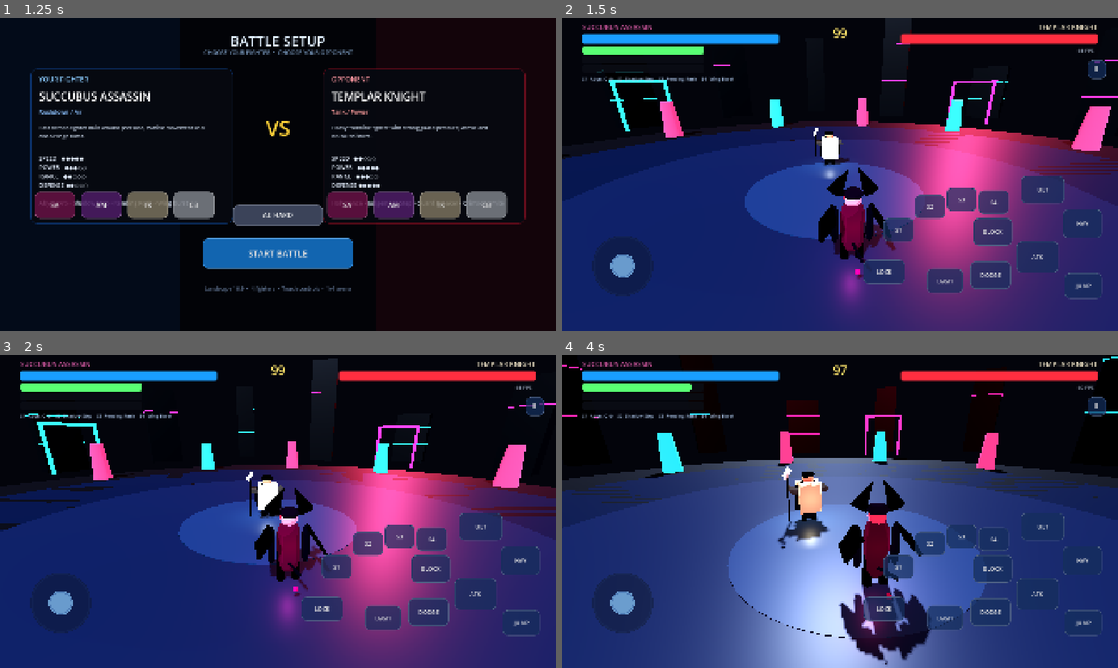
Above: before the commit, frames 1-4 (two rows, left to right).
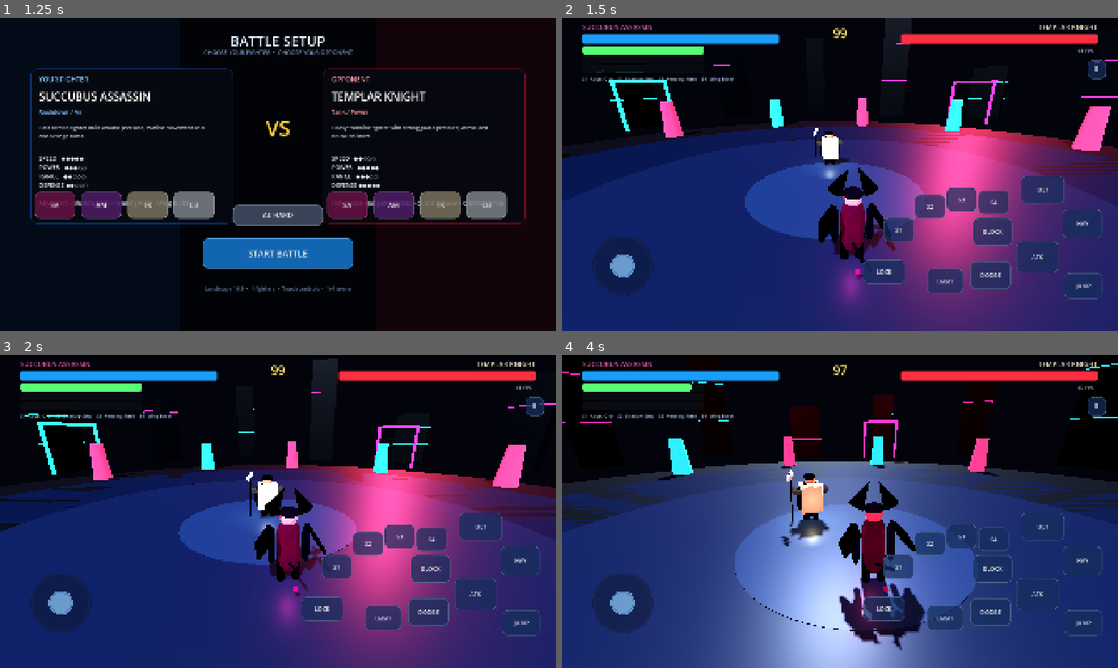
Above: after the commit, the same moments.

Repository: psgkri-design/AnimeArenaFighter
Game: Godot game, scene res://scenes/main.tscn
Same seed, same stepped clock (60 frames per second), same inputs: the game is played once before the commit and once after it.
Inputs (mouse positions are in pixels of both pictures, inside the frame that each line leads up to):
- Up to frame 1 (1.25 s): click "AI: NORMAL" at 0.5 s
- Up to frame 2 (1.5 s): click "START BATTLE" at 1.25 s
- Up to frame 3 (2 s): no input
- Up to frame 4 (4 s): drag from (623, 602) to (895, 442) at 2.02 s; drag from (728, 527) to (812, 574) at 2.77 s; move the mouse to (895, 442) at 3.52 s; hold D (move_right) from 3.53 s (still down); tap L (dodge) at 3.6 s; tap K (heavy) at 3.8 s

Frame 1 is identical in both runs. In frame 2, less than 0.1% of the frame differs, in the area x 46-60%, y 37-78%; in frame 3, less than 0.1%; in frame 4, 9.7%, in the area x 0-100%, y 0-99%.

Commit message:
feat: implement combat animation state system

Diff:
--- a/scripts/combat_camera.gd
+++ b/scripts/combat_camera.gd
@@ -14,6 +14,7 @@
 var cinematic_attacker = null
 var cinematic_target = null
 var active_touch: int = -1
+var fov_impulse: float = 0.0
 
 func _ready() -> void:
     camera = Camera3D.new()
@@ -31,6 +32,7 @@
 func add_shake(amount: float) -> void:
     shake_strength = maxf(shake_strength, amount)
     shake_time = maxf(shake_time, 0.12 + amount * 0.05)
+    fov_impulse = maxf(fov_impulse, clampf(amount * 1.15, 0.0, 3.5))
 
 func play_ultimate(attacker, victim) -> void:
     cinematic_attacker = attacker
@@ -97,7 +99,11 @@
     else:
         camera.position = camera.position.lerp(Vector3.ZERO, clampf(delta * 15.0, 0.0, 1.0))
 
-    camera.fov = lerpf(camera.fov, 68.0, clampf(delta * 5.0, 0.0, 1.0))
+    var player_speed: float = Vector2(player.velocity.x, player.velocity.z).length()
+    var movement_fov: float = clampf(player_speed * 0.24, 0.0, 5.0)
+    var target_fov: float = 68.0 + movement_fov + fov_impulse
+    fov_impulse = move_toward(fov_impulse, 0.0, delta * 10.0)
+    camera.fov = lerpf(camera.fov, target_fov, clampf(delta * 6.5, 0.0, 1.0))
 
 func _update_cinematic(delta: float) -> void:
     var a_pos: Vector3 = cinematic_attacker.global_position + Vector3.UP * 1.25
--- a/scripts/fighter.gd
+++ b/scripts/fighter.gd
@@ -55,6 +55,10 @@
 var combo_hits: int = 0
 var skill_cooldowns: Array[float] = [0.0,0.0,0.0,0.0]
 var model_root: Node3D
+var animation_player: AnimationPlayer = null
+var last_animation: StringName = &""
+var hit_reaction_toggle: bool = false
+var visual_phase: float = 0.0
 
 func configure(p_variant: int, p_is_ai: bool, p_ai_level: int = 1) -> void:
     variant = clampi(p_variant, 0, Roster.count() - 1)
@@ -126,20 +130,121 @@
     visual.scale = Vector3.ONE * 0.92
     visual.position = Vector3(0, 0.02, 0)
     model_root.add_child(visual)
-    _play_idle_recursive(visual)
+    animation_player = _find_animation_player(visual)
+    _play_animation(_idle_animation(), 0.0, 1.0, true)
     return true
 
-func _play_idle_recursive(node: Node) -> bool:
+func _find_animation_player(node: Node) -> AnimationPlayer:
     if node is AnimationPlayer:
-        var animation_player := node as AnimationPlayer
-        for animation_name in animation_player.get_animation_list():
-            if "idle" in String(animation_name).to_lower():
-                animation_player.play(animation_name)
-                return true
+        return node as AnimationPlayer
     for child in node.get_children():
-        if _play_idle_recursive(child):
-            return true
-    return false
+        var found: AnimationPlayer = _find_animation_player(child)
+        if found != null:
+            return found
+    return null
+
+func _idle_animation() -> StringName:
+    match variant:
+        2: return &"2H_Melee_Idle"
+        3: return &"Unarmed_Idle"
+        _: return &"Idle"
+
+func _movement_animation() -> StringName:
+    if not is_on_floor():
+        return &"Jump_Idle"
+    var horizontal := Vector3(velocity.x, 0.0, velocity.z)
+    if horizontal.length() < 0.3:
+        return _idle_animation()
+    var local_direction: Vector3 = global_basis.inverse() * horizontal.normalized()
+    if local_direction.z > 0.45:
+        return &"Walking_Backwards"
+    if local_direction.x < -0.45:
+        return &"Running_Strafe_Left"
+    if local_direction.x > 0.45:
+        return &"Running_Strafe_Right"
+    return &"Running_A"
+
+func _dodge_animation() -> StringName:
+    var local_direction: Vector3 = global_basis.inverse() * dash_dir.normalized()
+    if local_direction.z > 0.35:
+        return &"Dodge_Backward"
+    if local_direction.z < -0.35:
+        return &"Dodge_Forward"
+    if local_direction.x < 0.0:
+        return &"Dodge_Left"
+    return &"Dodge_Right"
+
+func _attack_animation(kind: String, index: int) -> StringName:
+    if kind == "ultimate":
+        match variant:
+            0: return &"Dualwield_Melee_Attack_Chop"
+            1: return &"Spellcast_Long"
+            2: return &"2H_Melee_Attack_Spinning"
+            3: return &"Unarmed_Melee_Attack_Kick"
+    if kind == "skill":
+        match variant:
+            0: return &"Dualwield_Melee_Attack_Stab"
+            1: return &"Spellcast_Shoot"
+            2: return &"2H_Melee_Attack_Chop"
+            3: return &"Unarmed_Melee_Attack_Kick"
+    if kind == "heavy":
+        match variant:
+            0: return &"Dualwield_Melee_Attack_Chop"
+            1: return &"Unarmed_Melee_Attack_Kick"
+            2: return &"2H_Melee_Attack_Chop"
+            3: return &"Unarmed_Melee_Attack_Kick"
+
+    var clips: Array[StringName] = []
+    match variant:
+        0:
+            clips = [&"Dualwield_Melee_Attack_Slice", &"Dualwield_Melee_Attack_Chop", &"Dualwield_Melee_Attack_Stab", &"1H_Melee_Attack_Slice_Diagonal"]
+        1:
+            clips = [&"Unarmed_Melee_Attack_Punch_A", &"Unarmed_Melee_Attack_Punch_B", &"Unarmed_Melee_Attack_Kick", &"Spellcast_Shoot"]
+        2:
+            clips = [&"2H_Melee_Attack_Slice", &"2H_Melee_Attack_Chop", &"2H_Melee_Attack_Stab", &"2H_Melee_Attack_Spin"]
+        3:
+            clips = [&"Unarmed_Melee_Attack_Punch_A", &"Unarmed_Melee_Attack_Punch_B", &"Unarmed_Melee_Attack_Kick", &"Unarmed_Melee_Attack_Punch_A"]
+    if clips.is_empty():
+        return _idle_animation()
+    return clips[posmod(index, clips.size())]
+
+func _play_animation(name: StringName, blend: float = 0.12, speed: float = 1.0, force: bool = false) -> void:
+    if animation_player == null:
+        return
+    var selected: StringName = name
+    if not animation_player.has_animation(selected):
+        selected = _idle_animation()
+    if not animation_player.has_animation(selected):
+        return
+    if not force and last_animation == selected and animation_player.is_playing():
+        return
+    animation_player.play(selected, blend, speed)
+    last_animation = selected
+
+func _sync_animation() -> void:
+    if animation_player == null:
+        return
+    if state == State.ATTACK:
+        return
+    if state == State.DEAD:
+        _play_animation(&"Death_A", 0.08, 1.0)
+        return
+    if state == State.STUNNED:
+        return
+    if state == State.BLOCK:
+        _play_animation(&"Blocking", 0.10, 1.0)
+        return
+    if state == State.DASH or state == State.DODGE:
+        _play_animation(_dodge_animation(), 0.06, 1.15)
+        return
+    if state == State.MOVE or not is_on_floor():
+        _play_animation(_movement_animation(), 0.12, 1.0)
+        return
+    _play_animation(_idle_animation(), 0.16, 1.0)
+
+func _update_visuals(delta: float) -> void:
+    _animate_model(delta)
+    _sync_animation()
 
 func _decorate_external_model() -> void:
     match variant:
@@ -281,30 +386,51 @@
 func _physics_process(delta: float) -> void:
     _tick(delta)
     if state == State.DEAD:
-        _apply_gravity(delta); move_and_slide(); return
+        _apply_gravity(delta)
+        move_and_slide()
+        _update_visuals(delta)
+        return
     if stun_timer > 0.0:
         state = State.STUNNED
         velocity.x = move_toward(velocity.x,0.0,18.0*delta)
         velocity.z = move_toward(velocity.z,0.0,18.0*delta)
-        _apply_gravity(delta); move_and_slide(); return
+        _apply_gravity(delta)
+        move_and_slide()
+        _update_visuals(delta)
+        return
     if not current_attack.is_empty():
-        _process_attack(delta); _apply_gravity(delta); move_and_slide(); _clamp_arena(); return
+        _process_attack(delta)
+        _apply_gravity(delta)
+        move_and_slide()
+        _clamp_arena()
+        _update_visuals(delta)
+        return
     if dash_timer > 0.0:
         state = State.DASH
         velocity.x = dash_dir.x * (22.0 if variant in [0,3] else 19.0)
         velocity.z = dash_dir.z * (22.0 if variant in [0,3] else 19.0)
-        _apply_gravity(delta); move_and_slide(); _clamp_arena(); return
+        _apply_gravity(delta)
+        move_and_slide()
+        _clamp_arena()
+        _update_visuals(delta)
+        return
     if dodge_timer > 0.0:
         state = State.DODGE
         velocity.x = dash_dir.x * 16.0
         velocity.z = dash_dir.z * 16.0
-        _apply_gravity(delta); move_and_slide(); _clamp_arena(); return
-    if is_ai: _process_ai(delta)
-    else: _process_player(delta)
+        _apply_gravity(delta)
+        move_and_slide()
+        _clamp_arena()
+        _update_visuals(delta)
+        return
+    if is_ai:
+        _process_ai(delta)
+    else:
+        _process_player(delta)
     _apply_gravity(delta)
     move_and_slide()
     _clamp_arena()
-    _animate_model(delta)
+    _update_visuals(delta)
     stats_changed.emit(self)
 
 func _tick(delta: float) -> void:
@@ -374,16 +500,24 @@
         damages=[48.0,56.0,66.0,96.0]; ranges=[2.2,2.3,2.5,2.8]
     if combo_window<=0.0: combo_step=0
     combo_step=clampi(combo_step,0,3)
-    var data:Dictionary={"damage":damages[combo_step]*power_ …(205 unchanged characters)… e 0.0,"block_damage":10.0+combo_step*2.0}
+    var data:Dictionary={"damage":damages[combo_step]*power_ …(205 unchanged characters)… e 0.0,"block_damage":10.0+combo_step*2.0,"anim_kind":"light","anim_index":combo_step,"anim_speed":1.08+combo_step*0.03}
     combo_step=(combo_step+1)%4; combo_window=0.65; _start_attack(data)
 
 func _heavy_attack() -> void:
     if stamina<15.0:return
     stamina-=15.0
-    _start_attack({"damage":105.0*power_scale,"startup":0.25,"active":0.14,"recovery":0.38,"range":2.9 if variant==2 else 2.7,"hitstun":0.48,"knockback":11.0,"launch":2.8,"block_damage":28.0})
+    _start_attack({"damage":105.0*power_scale,"startup":0.25,"active":0.14,"recovery":0.38,"range":2.9 if variant==2 else 2.7,"hitstun":0.48,"knockback":11.0,"launch":2.8,"block_damage":28.0,"anim_kind":"heavy","anim_index":0,"anim_speed":0.98})
 
 func _start_attack(data:Dictionary)->void:
-    current_attack=data; attack_timer=0.0; attack_hit_done=false; state=State.ATTACK; _face_target(1.0)
+    current_attack=data
+    attack_timer=0.0
+    attack_hit_done=false
+    state=State.ATTACK
+    _face_target(1.0)
+    var anim_kind: String = String(data.get("anim_kind","light"))
+    var anim_index: int = int(data.get("anim_index",0))
+    var anim_speed: float = float(data.get("anim_speed",1.0))
+    _play_animation(_attack_animation(anim_kind, anim_index), 0.06, anim_speed, true)
 
 func _process_attack(delta:float)->void:
     attack_timer+=delta
@@ -415,6 +549,7 @@
             if is_instance_valid(attacker): attacker.stun_timer=0.60; attacker.current_attack={}
             energy=minf(max_energy,energy+15.0); ultimate=minf(100.0,ultimate+10.0); perfect_parry.emit(self,attacker); return
         stamina-=float(data.get("block_damage",damage*0.3))/defense_scale; health-=damage*0.05
+        _play_animation(&"Block_Hit", 0.04, 1.0, true)
         if stamina<=0.0:stamina=0.0; stun_timer=1.1
         _check_ko(); stats_changed.emit(self); return
     health-=damage; energy=minf(max_energy,energy+damage*0.08); ultimate=minf(100.0,ultimate+damage*0.07)
@@ -424,6 +559,8 @@
     direction.y=0
     if direction.length_squared()<0.01:direction=Vector3.BACK
     velocity=direction.normalized()*float(data.get("knockback",3.0)); velocity.y=float(data.get("launch",0.0))
+    hit_reaction_toggle = not hit_reaction_toggle
+    _play_animation(&"Hit_B" if hit_reaction_toggle else &"Hit_A", 0.03, 1.0, true)
     stats_changed.emit(self); _check_ko()
 
 func register_external_hit(_other,damage,pos,strength)->void:
@@ -441,6 +578,7 @@
     match index:
         0:
             skill_cooldowns[index]=4.0
+            _play_animation(_attack_animation("skill", index), 0.06, 1.08, true)
             var projectile=ProjectileScript.new()
             projectile.configure(self,target,fighter_color,float(skill_damage[0])*power_scale)
             get_tree().current_scene.add_child(projectile)
@@ -450,20 +588,20 @@
             if is_instance_valid(target) and global_position.distance_to(target.global_position)<18.0:
                 var behind:Vector3=target.global_transform.basis.z.normalized()
                 global_position=target.global_position+behind*1.7; _face_target(1.0)
-                _start_attack({"damage":float(skill_damage[1])*power_scale,"startup":0.06,"active":0.12,"recovery":0.28,"range":2.7,"hitstun":0.55,"knockback":10.0,"launch":2.0,"block_damage":30.0})
+                _start_attack({"damage":float(skill_damage[1])*power_scale,"startup":0.06,"active":0.12,"recovery":0.28,"range":2.7,"hitstun":0.55,"knockback":10.0,"launch":2.0,"block_damage":30.0,"anim_kind":"skill","anim_index":1,"anim_speed":1.12})
         2:
             skill_cooldowns[index]=7.5
-            _start_attack({"damage":float(skill_damage[2])*power_scale,"startup":0.18,"active":0.18,"recovery":0.35,"range":3.4 if variant==1 else 3.1,"hitstun":0.62,"knockback":12.0,"launch":3.0,"block_damage":34.0})
+            _start_attack({"damage":float(skill_damage[2])*power_scale,"startup":0.18,"active":0.18,"recovery":0.35,"range":3.4 if variant==1 else 3.1,"hitstun":0.62,"knockback":12.0,"launch":3.0,"block_damage":34.0,"anim_kind":"skill","anim_index":2,"anim_speed":1.02})
         3:
             skill_cooldowns[index]=9.5
-            _start_attack({"damage":float(skill_damage[3])*power_scale,"startup":0.32,"active":0.22,"recovery":0.45,"range":4.8,"hitstun":0.72,"knockback":15.0,"launch":4.0,"block_damage":40.0})
+            _start_attack({"damage":float(skill_damage[3])*power_scale,"startup":0.32,"active":0.22,"recovery":0.45,"range":4.8,"hitstun":0.72,"knockback":15.0,"launch":4.0,"block_damage":40.0,"anim_kind":"skill","anim_index":3,"anim_speed":0.95})
     return true
 
 func _try_ultimate()->bool:
     if ultimate<100.0 or not is_instance_valid(target):return false
     ultimate=0.0; ultimate_started.emit(self,target)
     var damages:Array[float]=[315.0,340.0,390.0,330.0]
-    _start_attack({"damage":damages[variant]*power_scale,"startup":0.62,"active":0.22,"recovery":0.75,"range":5.0,"hitstun":0.95,"knockback":20.0,"launch":6.0,"block_damage":75.0})
+    _start_attack({"damage":damages[variant]*power_scale,"startup":0.62,"active":0.22,"recovery":0.75,"range":5.0,"hitstun":0.95,"knockback":20.0,"launch":6.0,"block_damage":75.0,"anim_kind":"ultimate","anim_index":0,"anim_speed":0.90})
     return true
 
 func _process_ai(delta:float)->void:
@@ -496,7 +634,11 @@
 
 func _check_ko()->void:
     if health>0.0:return
-    health=0.0; state=State.DEAD; current_attack={}; knocked_out.emit(self)
+    health=0.0
+    state=State.DEAD
+    current_attack={}
+    _play_animation(&"Death_A", 0.04, 1.0, true)
+    knocked_out.emit(self)
 
 func _is_facing(other)->bool:
     if not is_instance_valid(other):return false
@@ -526,6 +668,22 @@
 
 func _animate_model(delta:float)->void:
     if model_root==null:return
+    visual_phase += delta
     var speed:=Vector2(velocity.x,velocity.z).length()
-    model_root.rotation.x=lerpf(model_root.rotation.x,-clampf(speed/80.0,0.0,0.12),delta*8.0)
-    model_root.rotation.z=lerpf(model_root.rotation.z,0.10 if state==State.BLOCK else 0.0,delta*10.0)
+    var target_pitch: float = -clampf(speed/80.0,0.0,0.12)
+    var target_roll: float = 0.10 if state==State.BLOCK else 0.0
+    var target_yaw: float = 0.0
+    if state==State.DASH or state==State.DODGE:
+        target_pitch = -0.20
+    elif state==State.ATTACK and not current_attack.is_empty():
+        var total: float = float(current_attack.get("startup",0.1)) + float(current_attack.get("active",0.1)) + float(current_attack.get("recovery",0.2))
+        var phase: float = clampf(attack_timer / maxf(total,0.01),0.0,1.0)
+        var swing: float = sin(phase * PI)
+        var attack_index: int = int(current_attack.get("anim_index",0))
+        target_yaw = swing * (0.20 if attack_index % 2 == 0 else -0.20)
+        target_roll = -swing * 0.08
+    model_root.rotation.x=lerpf(model_root.rotation.x,target_pitch,clampf(delta*10.0,0.0,1.0))
+    model_root.rotation.y=lerpf(model_root.rotation.y,target_yaw,clampf(delta*14.0,0.0,1.0))
+    model_root.rotation.z=lerpf(model_root.rotation.z,target_roll,clampf(delta*12.0,0.0,1.0))
+    var idle_bob: float = sin(visual_phase * 3.0) * 0.012 if state==State.IDLE else 0.0
+    model_root.position.y=lerpf(model_root.position.y,idle_bob,clampf(delta*8.0,0.0,1.0))
Not shown, changed: CHANGELOG_GAME.md
